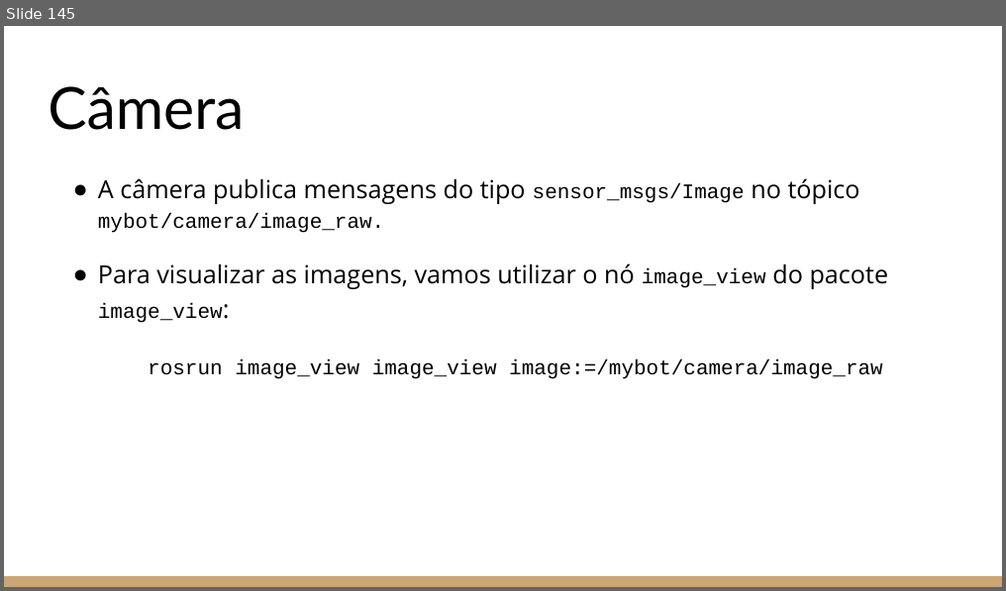
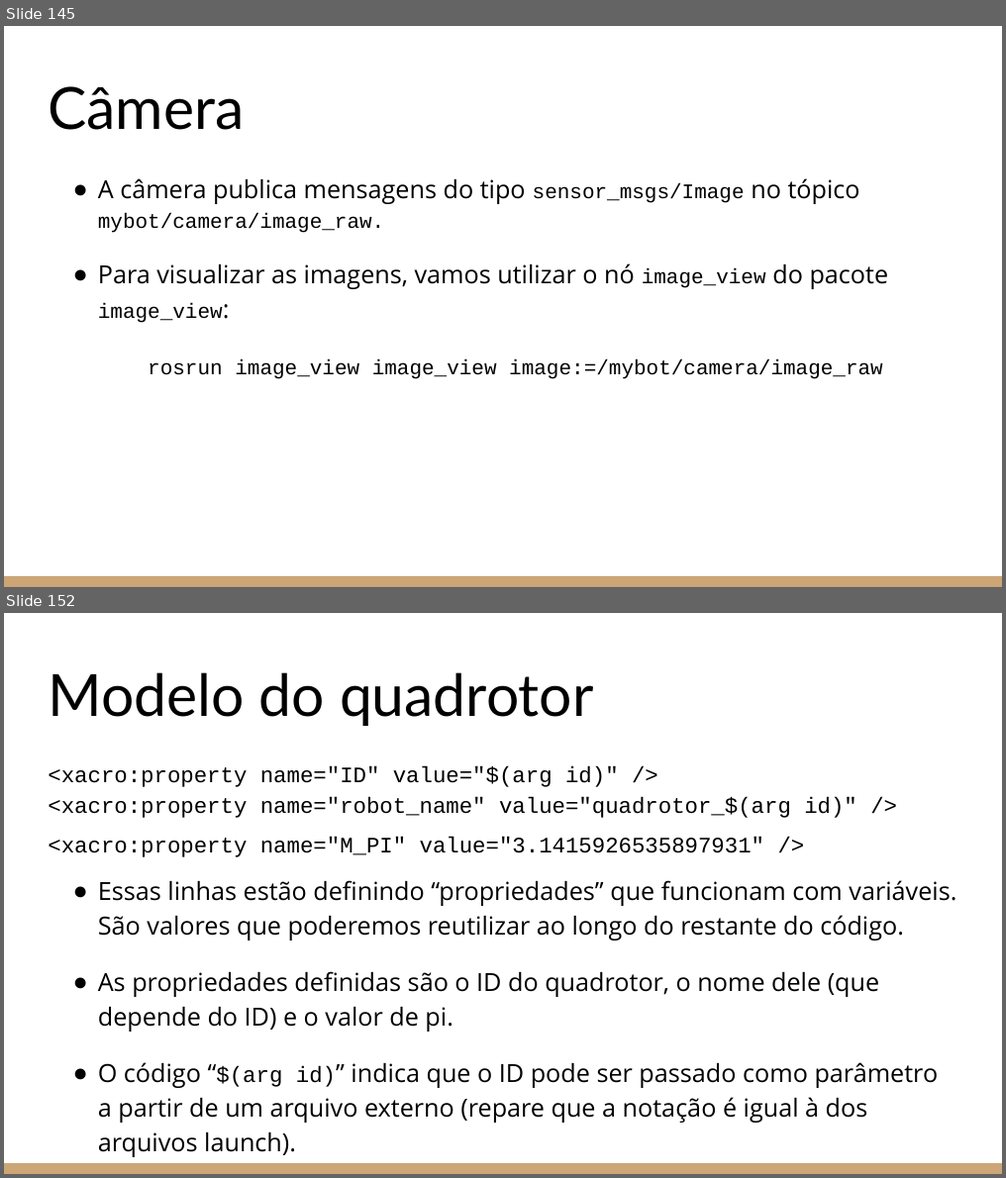
Before and after one commit to Leledj/ros_e_gazebo, a slide deck: Introdução ao ROS e ao Gazebo.pptx. Shown one above the other, each under a label of ours: slide 145 before the commit, slides 145 and 152 after it; the slides between them are not shown. The pictures are 1006x591 and 1006x1178 pixels, drawn with LibreOffice and Linux fonts; fonts in the diff are those of the drawing. Boxes give left, top, right and bottom in pixels: in the first picture for what was removed or moved away, otherwise in the second. Text is boxed around its words. In the diff, an @@ line names an element or a change of style, - is before the commit and + after.

Commit message:
Presentation new version

```diff
--- a/Introdução ao ROS e ao Gazebo.pptx
+++ b/Introdução ao ROS e ao Gazebo.pptx
@@ slide 152 added at (x1=4, y1=613, x2=1002, y2=1174), background #FFFFFF; not listed: 1 template element that a slide beside it also shows @@
@@ title added at (x1=48, y1=672, x2=594, y2=726), 42 pt, text #000000 @@
+Modelo do quadrotor
@@ text added at (x1=48, y1=766, x2=956, y2=1123), 18 pt, text #000000 @@
+<xacro:property name="ID" value="$(arg id)" />
+<xacro:property name="robot_name" value="quadrotor_$(arg id)" />
+<xacro:property name="M_PI" value="3.1415926535897931" />
+● Essas linhas estão definindo “propriedades” que funcionam com variáveis. São valores que poderemos reutilizar ao longo do restante do código.
+● As propriedades definidas são o ID do quadrotor, o nome dele (que depende do ID) e o valor de pi.
+● O código “$(arg id)” indica que o ID pode ser passado como parâmetro a partir de um arquivo externo (repare que a notação é igual à dos arquivos launch).
```
Also in this commit, not shown: 48 other slides added, 2 other files.
